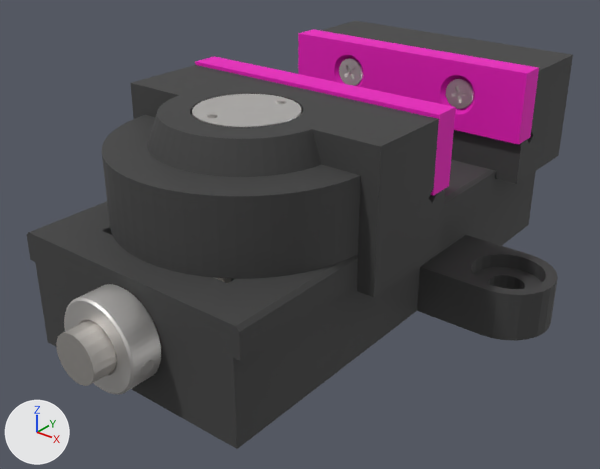
An edit to the glTF model src/main/resources/static/models/jaw_vice.glb, drawn before and after from the same camera.
Before and after are seen from a camera (50 mm lens) standing at (0.1347, -0.2208, 0.122) and looking at (-0.0037, -0.0478, 0.0147). Lighting does not change. The marker at lower left points along +X, +Y and +Z. Where no turn or scale is listed for an object, it has been applied to the vertices.

The older version as bpy lines, for what is in view:
```python
ob_mesh_0 = bpy.data.objects.new('Mesh_0', me_mesh_0)
ob_mesh_0.parent = ob_mesh_3
ob_mesh_0.location = (-0.121, 0.0, 0.0)
ob_mesh_0.rotation_euler = (3.142, 1.571, 0.0)  # degrees (180, 90, 0)
ob_mesh_1 = bpy.data.objects.new('Mesh_1', me_mesh_1)
ob_mesh_1.parent = ob_mesh_3
ob_mesh_1.location = (-0.121, 0.0, 0.0)
ob_mesh_1.rotation_euler = (0.0, 0.0, -1.571)  # degrees (0, 0, -90)
ob_mesh_10 = bpy.data.objects.new('Mesh_10', me_mesh_10)
ob_mesh_10.location = (0.0, -0.0425, 0.04)
ob_mesh_12 = bpy.data.objects.new('Mesh_12', me_mesh_12)
ob_mesh_12.location = (0.0, -0.0735, 0.032)
ob_mesh_3 = bpy.data.objects.new('Mesh_3', me_mesh_3)
ob_mesh_3.parent = ob_mesh_6
ob_mesh_3.location = (0.0, -0.031, 0.017)
ob_mesh_3.rotation_euler = (-2.898, 0.0, 1.571)  # degrees (-166, 0, 90)
ob_mesh_4 = bpy.data.objects.new('Mesh_4', me_mesh_4)
ob_mesh_4.location = (0.02, -0.0012, 0.051)
ob_mesh_5 = bpy.data.objects.new('Mesh_5', me_mesh_5)
ob_mesh_5.location = (-0.02, -0.0012, 0.051)
ob_mesh_6 = bpy.data.objects.new('Mesh_6', me_mesh_6)
ob_mesh_6.location = (0.0, 0.031, 0.0)
ob_mesh_9 = bpy.data.objects.new('Mesh_9', me_mesh_9)
ob_mesh_9.location = (0.0, -0.002, 0.04)
# also in view: 'Mesh_11' at (0.0, -0.0735, 0.051)
```
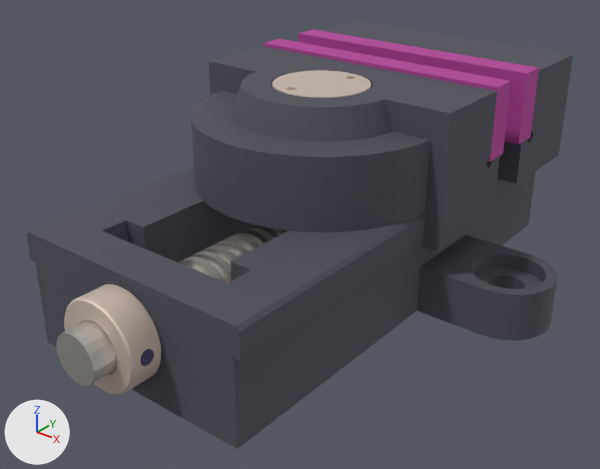
What differs and where, as boxes [x1, y1, x2, y2] in the pictures (600 x 469 px):
'Mesh_6', recoloured (black to grey): [27, 21, 573, 449] in both
'Mesh_12', recoloured, moved: before [102, 65, 445, 297]; after [191, 46, 500, 252]
'Mesh_9', recoloured, surface changed: [298, 29, 539, 144] in both
'Mesh_10', recoloured, surface changed, moved: before [195, 56, 456, 196]; after [263, 39, 511, 162]
'Mesh_0', recoloured, surface changed: [64, 284, 161, 394] in both
'Mesh_11', recoloured, surface changed, moved: before [192, 94, 301, 127]; after [272, 70, 371, 98]
'Mesh_4', recoloured, surface changed: [446, 79, 473, 109] in both
'Mesh_5', recoloured, surface changed: [339, 58, 363, 86] in both
'Mesh_1', recoloured, surface changed (grey to blue): [141, 349, 154, 375] in both

Diff of the bpy script that builds the scene:
```diff
--- a/src/main/resources/static/models/jaw_vice.glb.py
+++ b/src/main/resources/static/models/jaw_vice.glb.py
@@ mat_material_2 @@
 mat_material_2 = principled_material('Material_2')
-mat_material_2.base_color = (0.05, 0.05, 0.05)  # black #3f3f3f
+mat_material_2.base_color = (0.075, 0.075, 0.1)  # dark grey #4d4d59
 mat_material_2.roughness = 0.8
@@ mat_material_4 @@
 mat_material_4 = principled_material('Material_4')
-mat_material_4.base_color = (0.824, 0.0, 0.51)  # pink #ea00bd
+mat_material_4.base_color = (0.535, 0.0773, 0.395)  # pink #c14fa9
 mat_material_4.roughness = 0.8
 mat_material_4.coat_weight = 0.05
+mat_material_4.metallic = 0.5
@@ mat_material_1 @@
 mat_material_1 = principled_material('Material_1')
-mat_material_1.base_color = (0.776, 0.757, 0.737)  # light grey #e4e2df
-mat_material_1.metallic = 1.0
+mat_material_1.base_color = (0.0825, 0.0647, 0.162)  # dark blue #514870
+mat_material_1.metallic = 0.5
@@ mat_material_0 @@
 mat_material_0 = principled_material('Material_0')
-mat_material_0.base_color = (0.78, 0.761, 0.741)  # white #e5e2df
+mat_material_0.base_color = (0.78, 0.67, 0.6)  # white #e5d6cb
 mat_material_0.metallic = 1.0
+mat_material_0.roughness = 0.75
@@ ob_mesh_12 @@
 ob_mesh_12 = bpy.data.objects.new('Mesh_12', me_mesh_12)
-ob_mesh_12.location = (0.0, -0.0735, 0.032)
+ob_mesh_12.location = (0.0, -0.043, 0.032)
@@ ob_mesh_10 @@
 ob_mesh_10 = bpy.data.objects.new('Mesh_10', me_mesh_10)
-ob_mesh_10.location = (0.0, -0.0425, 0.04)
+ob_mesh_10.location = (0.0, -0.012, 0.04)
@@ ob_mesh_11 @@
 ob_mesh_11 = bpy.data.objects.new('Mesh_11', me_mesh_11)
-ob_mesh_11.location = (0.0, -0.0735, 0.06)
+ob_mesh_11.location = (0.0, -0.043, 0.06)
```
